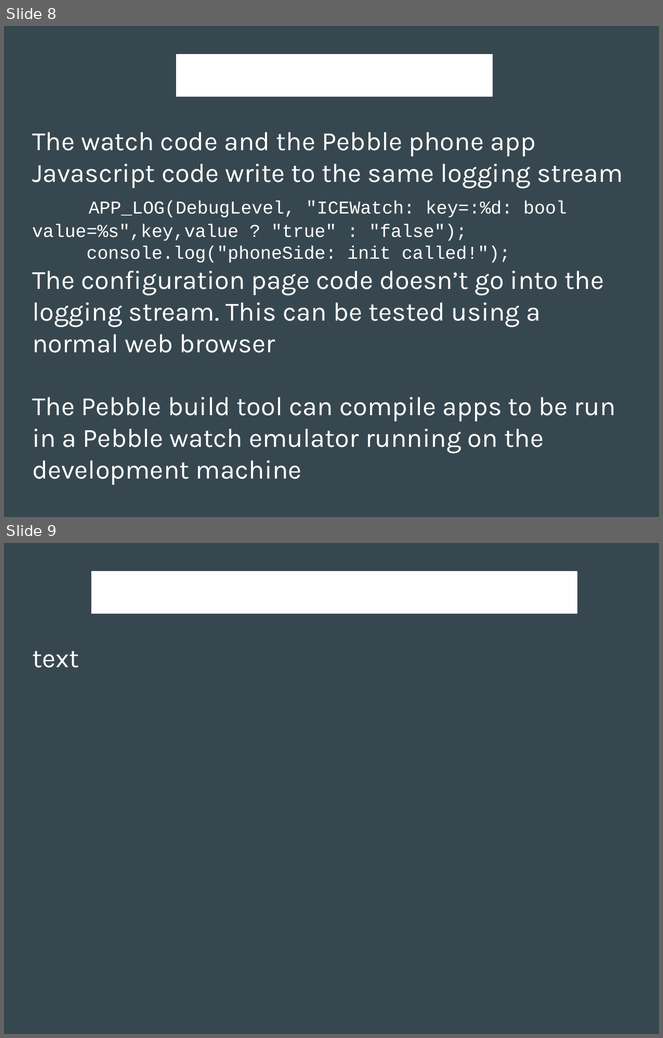
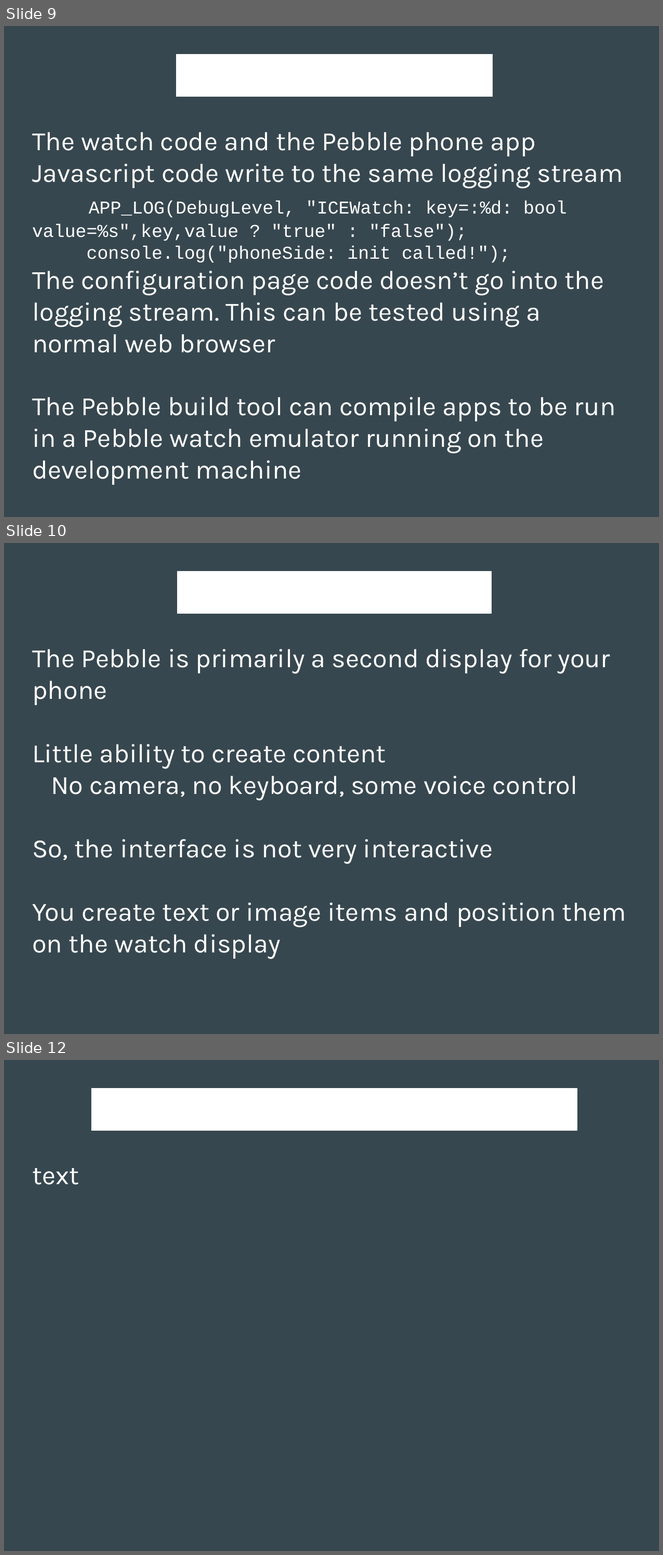
Before and after one commit to kentarchie/PebbleUniforumTalk, a slide deck: PebbleDevTalk.odp. Shown one above the other, each under a label of ours: slides 8 and 9 before the commit, slides 9, 10 and 12 after it; the slides between them are not shown. The pictures are 663x1038 and 663x1555 pixels, drawn with LibreOffice and Linux fonts; fonts in the diff are those of the drawing. Boxes give left, top, right and bottom in pixels: in the first picture for what was removed or moved away, otherwise in the second. Text is boxed around its words. In the diff, an @@ line names an element or a change of style, - is before the commit and + after.

Commit message:
added more slides

```diff
--- a/PebbleDevTalk.odp
+++ b/PebbleDevTalk.odp
@@ slide 10 added at [4,543,659,1034], background #37474F @@
@@ title added at [177,567,491,614], 44 pt, text #FFFFFF @@
+Coding Techniques
@@ text added at [32,649,626,959], 32 pt, text #FFFFFF @@
+The Pebble is primarily a second display for your phone
+Little ability to create content
+No camera, no keyboard, some voice control
+So, the interface is not very interactive
+You create text or image items and position them on the watch display
@@ what was slide 8 is now slide 9 @@
@@ what was slide 9 is now slide 12 @@
```
Also in this commit, not shown: 2 other slides added.
